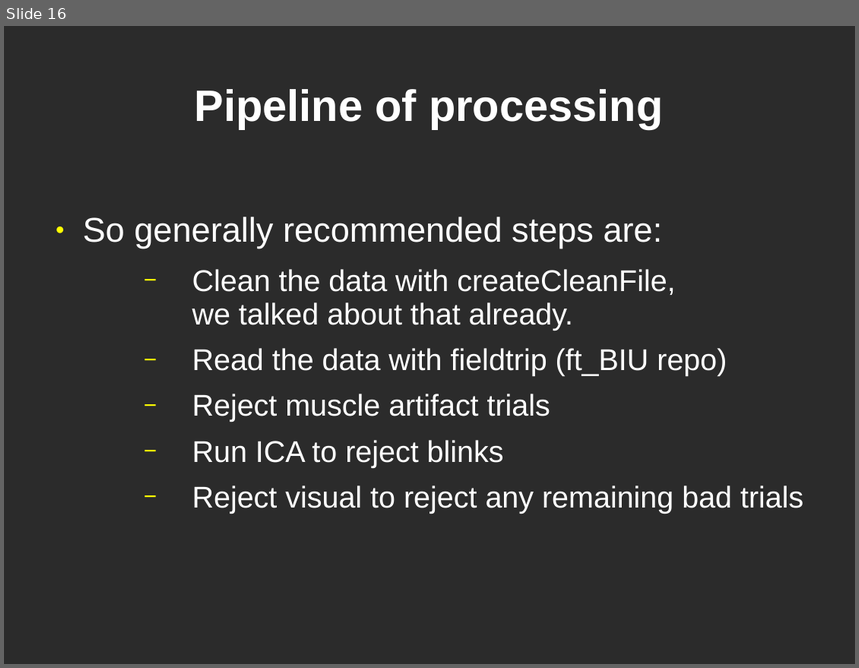
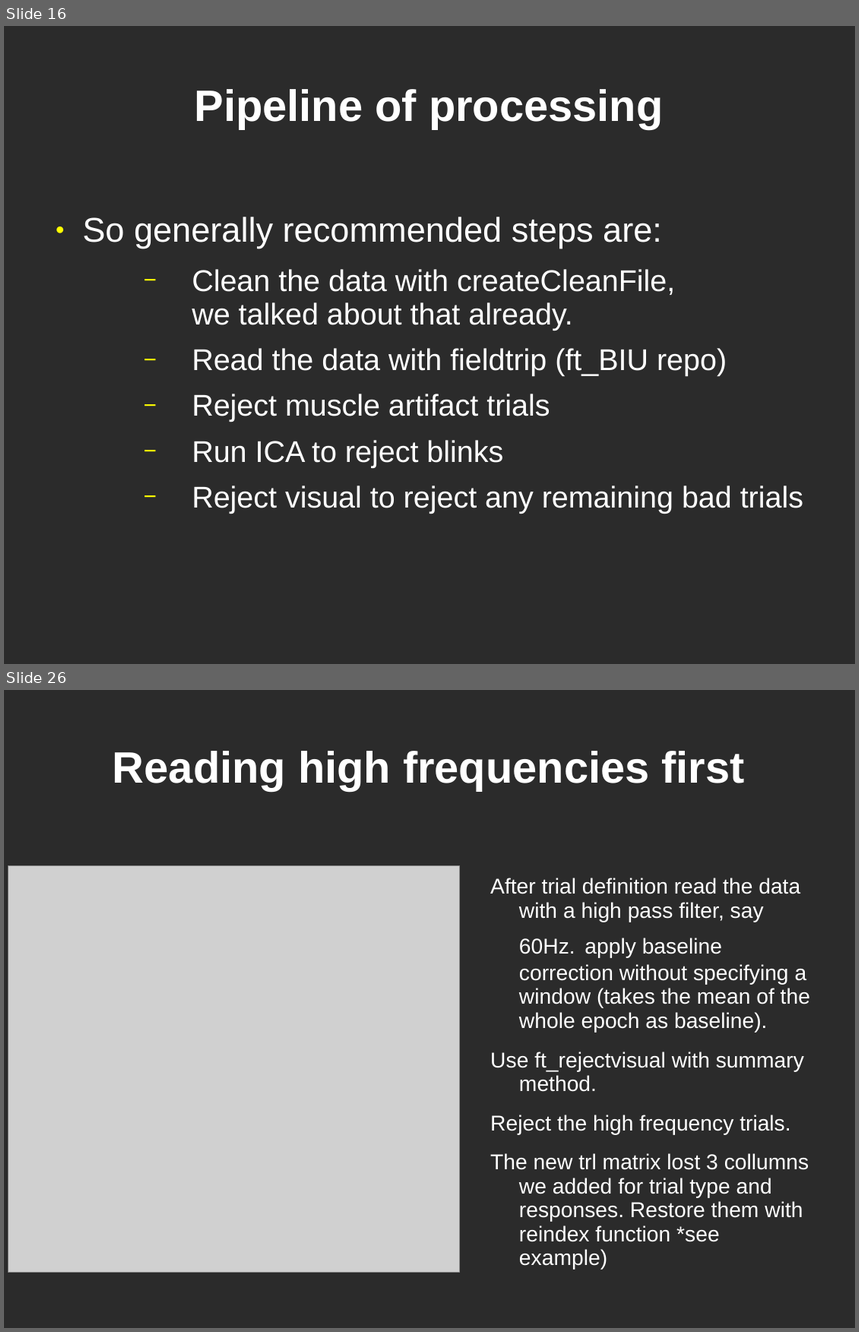
Before and after one commit to yuval-harpaz/work-drafts, a slide deck: docs/Tutorial4Begginers.ppt. Shown one above the other, each under a label of ours: slide 16 before the commit, slides 16 and 26 after it; the slides between them are not shown. The pictures are 859x668 and 859x1332 pixels, drawn with LibreOffice and Linux fonts; fonts in the diff are those of the drawing; grey boxes stand for pictures; background and template pictures are left out; a plain dark background stands for a picture behind light text. Boxes give left, top, right and bottom in pixels: in the first picture for what was removed or moved away, otherwise in the second. Text is boxed around its words. In the diff, an @@ line names an element or a change of style, - is before the commit and + after.

```diff
--- a/docs/Tutorial4Begginers.ppt
+++ b/docs/Tutorial4Begginers.ppt
@@ slide 26 added at box(4, 690, 855, 1328), background picture (left out) @@
@@ title added at box(113, 751, 745, 791), 41 pt, text #FFFFFF, bold @@
+Reading high frequencies first
@@ picture added at box(8, 866, 460, 1272) @@
@@ text added at box(490, 878, 810, 1270), 20 pt, text #FFFFFF @@
+After trial definition read the data with a high pass filter, say 60Hz. apply baseline correction without specifying a window (takes the mean of the whole epoch as baseline).
+Use ft_rejectvisual with summary method.
+Reject the high frequency trials.
+The new trl matrix lost 3 collumns we added for trial type and responses. Restore them with reindex function *see example)
```
Also in this commit, not shown: 6 other slides changed, 8 other slides added.
